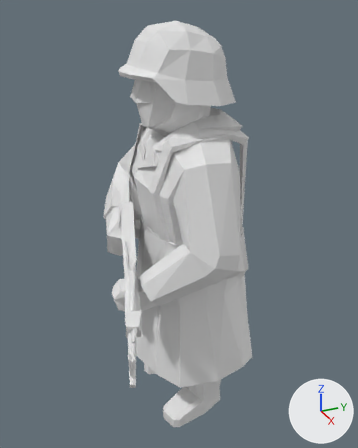
The glTF model web/public/pezzi/bulge_german_airborne_0.glb, before and after one commit.
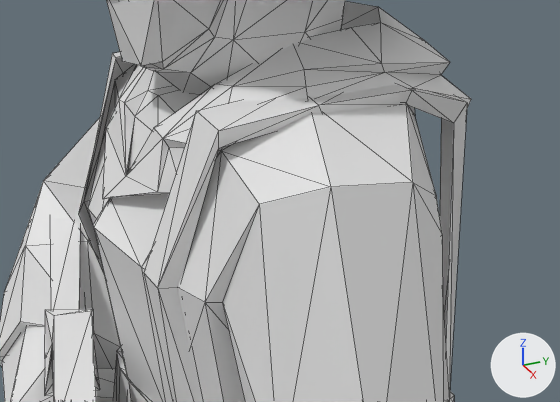
Each version is shown whole from a 50 mm camera at (0.327, -0.138, 0.339) aimed at (-0.002, 0.01, 0.174), then close up on the part from 29% to 77% of the width and 24% to 51% of the height. Arrows for +X, +Y and +Z are at lower right; the lights stay in place. The last two pictures show the newer version. The close-ups show mesh edges as thin lines. Materials are left out; every surface is plain grey. Vertices at exactly the same position are counted once.

The first close-up shows 'bulge_german_airborne.glb'.
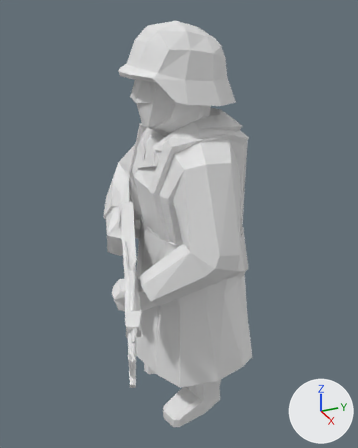
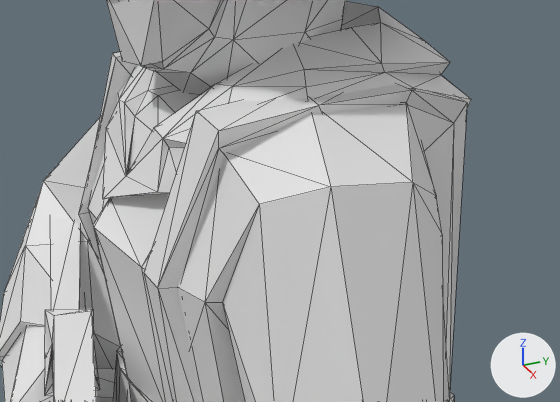
Where the change shows, as pixel boxes [x1, y1, x2, y2] in the close-ups (560 x 402 px):
part 1 of me_bulge_german_airborne_glb, added (mostly hidden): after [79, 57, 454, 342]

Patch to the scene script:
```diff
--- a/web/public/pezzi/bulge_german_airborne_0.glb.py
+++ b/web/public/pezzi/bulge_german_airborne_0.glb.py
@@ me_bulge_german_airborne_glb @@
 # used by ob_bulge_german_airborne_glb; location = (0.0, 0.0, 0.0)
-me_bulge_german_airborne_glb.from_pydata(...)  # 730 vertices, 1299 faces; spans x -0.104..0.104, y -0.069..0.069, z 0.0..0.324
+me_bulge_german_airborne_glb.from_pydata(...)  # 737 vertices, 1388 faces; spans x -0.104..0.104, y -0.069..0.069, z 0.0..0.324
+# me_bulge_german_airborne_glb part 1
+# 7 vertices are added at x -0.046..0.057, y -0.05..0.053, z 0.126..0.292
+# 89 new faces join them
```
